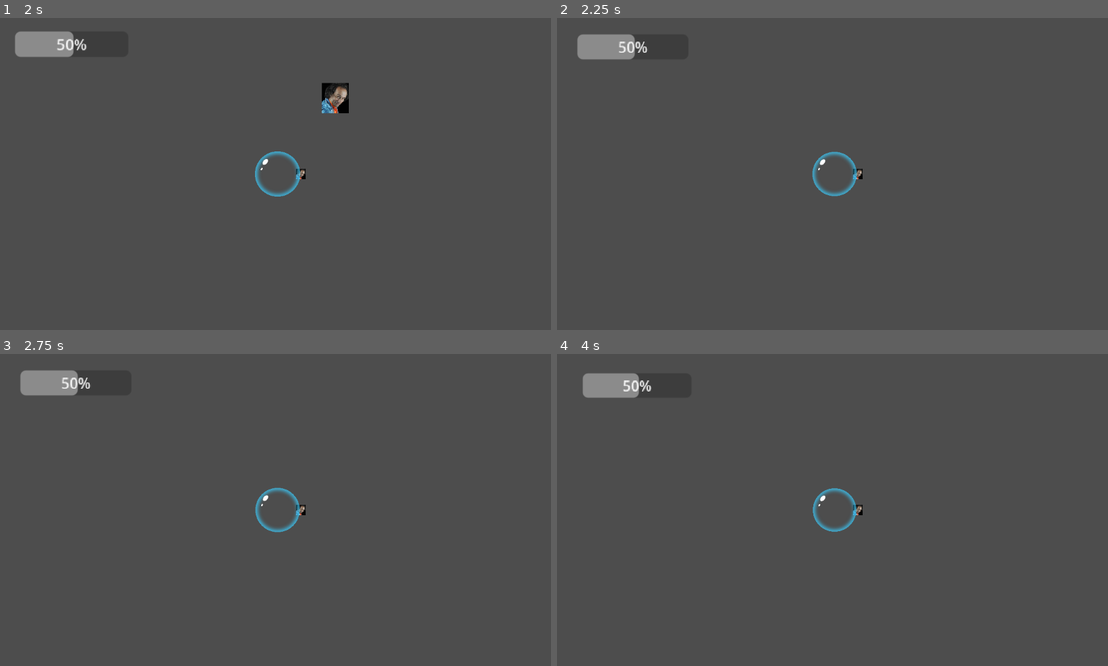
Above: before the commit, frames 1-4 (two rows, left to right).
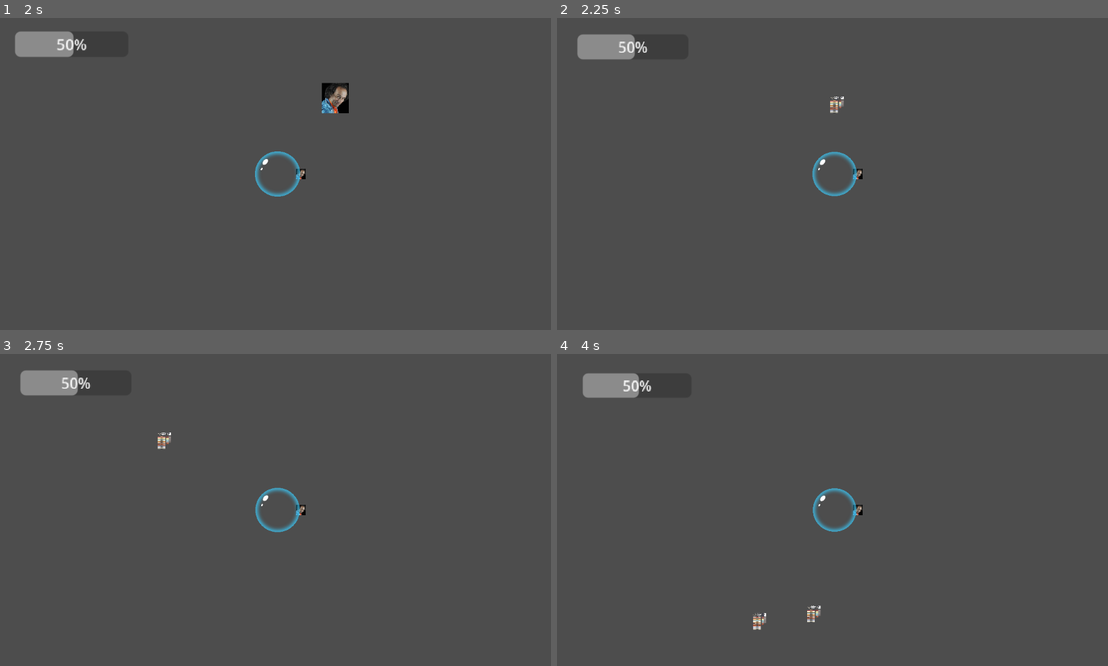
Above: after the commit, the same moments.

Repository: Zodayan/BubbleSurvivor
Game: Godot game, scene res://scenes/game.tscn
Same seed, same stepped clock (60 frames per second), same inputs: the game is played once before the commit and once after it.
Inputs (mouse positions are in pixels of both pictures, inside the frame that each line leads up to):
- Up to frame 1 (2 s): tap Enter at 0.5 s; move the mouse to (402, 158) at 0.52 s; press the mouse at (402, 158) at 0.53 s; hold Right (right) 0.53-1.28 s; move the mouse to (165, 189) at 1.27 s; release the mouse at (165, 189) at 1.28 s; hold Down (down) from 1.28 s (still down); click (165, 189) at 1.35 s
- Up to frame 2 (2.25 s): move the mouse to (887, 105) at 2.02 s; release Down (down) at 2.03 s; press the mouse at (887, 105) at 2.03 s; hold Right (right) from 2.03 s (still down)
- Up to frame 3 (2.75 s): keep holding Right (right)
- Up to frame 4 (4 s): move the mouse to (804, 572) at 2.77 s; release Right (right) at 2.78 s; release the mouse at (804, 572) at 2.78 s; hold Up (up) 2.78-3.53 s; click (804, 572) at 2.85 s; move the mouse to (1003, 556) at 3.52 s; press the mouse at (1003, 556) at 3.53 s; hold Q (left) from 3.53 s (still down)

Frame 1 is identical in both runs. In frame 2, less than 0.1% of the frame differs, in the area x 49-53%, y 25-31%; in frame 3, less than 0.1%; in frame 4, 0.2%, in the area x 35-48%, y 80-89%.

Commit message:
Les ennemis qui meurent dropent du soin

Diff:
--- a/bubblesurvior/project.godot
+++ b/bubblesurvior/project.godot
@@ -66,6 +66,7 @@
 
 2d_physics/layer_2="PlayerLayer"
 2d_physics/layer_3="EnemyLayer"
+2d_physics/layer_4="CollectibleLayer"
 
 [rendering]
 
--- a/bubblesurvior/scenes/heal.tscn
+++ b/bubblesurvior/scenes/heal.tscn
@@ -1,3 +1,22 @@
-[gd_scene format=3 uid="uid://co37v356xovil"]
+[gd_scene load_steps=4 format=3 uid="uid://co37v356xovil"]
 
-[node name="heal" type="Node2D"]
+[ext_resource type="Script" path="res://scripts/heal.gd" id="1_6xo3f"]
+[ext_resource type="Texture2D" uid="uid://c3y7gydo38gau" path="res://assets/sprite/tiles/Room_Builder_free_32x32.png" id="2_e7can"]
+
+[sub_resource type="RectangleShape2D" id="RectangleShape2D_5nhkl"]
+size = Vector2(14, 18)
+
+[node name="heal" type="Area2D"]
+collision_layer = 8
+collision_mask = 2
+script = ExtResource("1_6xo3f")
+
+[node name="Sprite2D" type="Sprite2D" parent="."]
+scale = Vector2(0.0257353, 0.0257353)
+texture = ExtResource("2_e7can")
+
+[node name="CollisionShape2D" type="CollisionShape2D" parent="."]
+position = Vector2(0, -1)
+shape = SubResource("RectangleShape2D_5nhkl")
+
+[connection signal="body_entered" from="." to="." method="_on_body_entered"]
--- a/bubblesurvior/scripts/Manager/SceneManager.gd
+++ b/bubblesurvior/scripts/Manager/SceneManager.gd
@@ -17,6 +17,8 @@
 	#Ajout de la scène au SceneTree
 	_tree.root.add_child(scene)
 
+	return scene
+
 func clearLevel():
 
 	#Suppression de toute les scènes du scèneTree
--- a/bubblesurvior/scripts/enemies/enemy.gd
+++ b/bubblesurvior/scripts/enemies/enemy.gd
@@ -37,7 +37,8 @@
 
 func death():
 	CustomSceneTree.getInstance()._ennemyManager._ennemyKilled(self)
-	#CustomSceneTree.getInstance()._sceneManager.addScene("res://scenes/heal.tscn")
+	var nouveau_heal: Heal = CustomSceneTree.getInstance()._sceneManager.addScene("res://scenes/heal.tscn")
+	nouveau_heal.position = position
 	queue_free()
 
 func gerer_deplacement(delta: float) -> void:
--- /dev/null
+++ b/bubblesurvior/scripts/heal.gd
@@ -0,0 +1,9 @@
+extends Area2D
+class_name Heal
+
+const valeur_heal = 5
+
+func _on_body_entered(body: Node2D) -> void:
+	var player: BubblePlayer = body
+	player.heal(valeur_heal)
+	queue_free()
